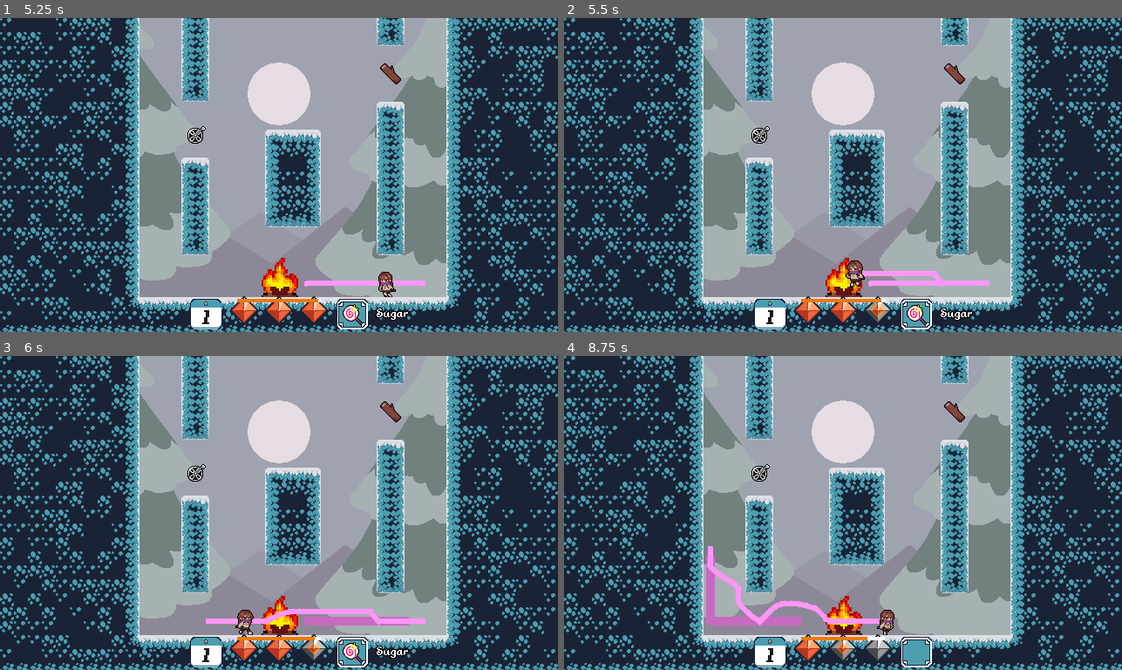
Above: before the commit, frames 1-4 (two rows, left to right).
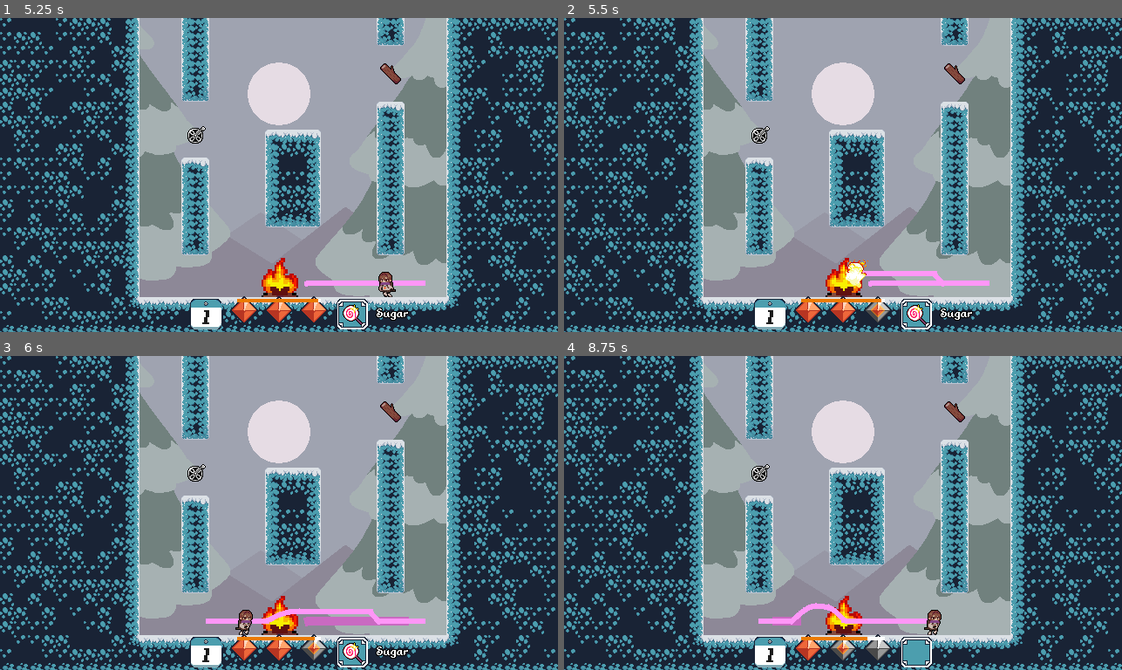
Above: after the commit, the same moments.

Repository: TheRealRaichu/speed-platformer-snake
Game: Godot game, scene res://scenes/scene_root.tscn
The game is run twice, just before and just after one commit, with the same random seed, the same clock (stepped at 60 frames per second) and the same inputs.
Inputs (mouse positions are in pixels of both pictures, inside the frame that each line leads up to):
- Up to frame 1 (5.25 s): tap Enter at 0.5 s; hold Right (move_right) 0.53-1.25 s; hold X (ability) 0.53-1.25 s; tap C (jump) at 0.77, 2.27, 3.77, 4.52 s; click (50, 291) at 1.25 s; hold Right (move_right) 2.03-2.78 s; tap X (ability) at 2.1, 3.8 s; hold Left (move_left) 2.78-3.53 s; hold X (ability) 2.78-3.53 s; tap 7 (add_blink) at 2.85 s; tap Space at 3.5 s; hold Right (move_right) 3.53-5.03 s; tap 6 (add_portfuel) at 3.6 s; hold X (ability) 4.28-5.03 s; tap 9 (add_reel) at 4.35 s; hold Left (move_left) from 5.03 s (still down); tap 8 (add_sugar) at 5.1 s
- Up to frame 2 (5.5 s): keep holding Left (move_left); tap C (jump) at 5.27 s; tap X (ability) at 5.3 s
- Up to frame 3 (6 s): release Left (move_left) at 5.78 s; hold Right (move_right) from 5.78 s (still down); hold - (decrease_volume) from 5.78 s (still down)
- Up to frame 4 (8.75 s): tap X (ability) at 6.05, 6.8, 8.1 s; release Right (move_right) at 6.53 s; release - (decrease_volume) at 6.53 s; hold Left (move_left) 6.53-8.03 s; tap = (increase_volume) at 6.6 s; tap C (jump) at 6.77, 7.52, 8.27 s; hold X (ability) 7.28-8.03 s; tap Z (use_item) at 7.35 s; hold Right (move_right) from 8.03 s (still down)

Frame 1 is identical in both runs. In frame 2, 0.2% of the frame differs, in the area x 50-55%, y 76-86%; in frame 3, less than 0.1%; in frame 4, 1.7%, in the area x 25-68%, y 60-89%.

Commit message:
channeling bug fixed
still need revised assets for scarfed channel
some export settings too

Diff:
--- a/speed-platformer-snake/scenes/player.tscn
+++ b/speed-platformer-snake/scenes/player.tscn
@@ -368,6 +368,38 @@
 atlas = ExtResource("4_dqkch")
 region = Rect2(288, 48, 32, 32)
 
+[sub_resource type="AtlasTexture" id="AtlasTexture_2a33p"]
+atlas = ExtResource("4_qlg0r")
+region = Rect2(256, 168, 32, 32)
+
+[sub_resource type="AtlasTexture" id="AtlasTexture_reqs7"]
+atlas = ExtResource("4_qlg0r")
+region = Rect2(288, 168, 32, 32)
+
+[sub_resource type="AtlasTexture" id="AtlasTexture_2yjfb"]
+atlas = ExtResource("4_qlg0r")
+region = Rect2(320, 168, 32, 32)
+
+[sub_resource type="AtlasTexture" id="AtlasTexture_dnnjp"]
+atlas = ExtResource("4_qlg0r")
+region = Rect2(352, 168, 32, 32)
+
+[sub_resource type="AtlasTexture" id="AtlasTexture_wqna8"]
+atlas = ExtResource("4_dqkch")
+region = Rect2(256, 168, 32, 32)
+
+[sub_resource type="AtlasTexture" id="AtlasTexture_l7gmo"]
+atlas = ExtResource("4_dqkch")
+region = Rect2(288, 168, 32, 32)
+
+[sub_resource type="AtlasTexture" id="AtlasTexture_kft7l"]
+atlas = ExtResource("4_dqkch")
+region = Rect2(320, 168, 32, 32)
+
+[sub_resource type="AtlasTexture" id="AtlasTexture_2s4os"]
+atlas = ExtResource("4_dqkch")
+region = Rect2(352, 168, 32, 32)
+
 [sub_resource type="AtlasTexture" id="AtlasTexture_lw0jh"]
 atlas = ExtResource("4_qlg0r")
 region = Rect2(0, 168, 32, 32)
@@ -766,6 +798,40 @@
 }, {
 "frames": [{
 "duration": 1.0,
+"texture": SubResource("AtlasTexture_2a33p")
+}, {
+"duration": 1.0,
+"texture": SubResource("AtlasTexture_reqs7")
+}, {
+"duration": 1.0,
+"texture": SubResource("AtlasTexture_2yjfb")
+}, {
+"duration": 1.0,
+"texture": SubResource("AtlasTexture_dnnjp")
+}],
+"loop": true,
+"name": &"scarfed_channeling_has_fuel",
+"speed": 8.0
+}, {
+"frames": [{
+"duration": 1.0,
+"texture": SubResource("AtlasTexture_wqna8")
+}, {
+"duration": 1.0,
+"texture": SubResource("AtlasTexture_l7gmo")
+}, {
+"duration": 1.0,
+"texture": SubResource("AtlasTexture_kft7l")
+}, {
+"duration": 1.0,
+"texture": SubResource("AtlasTexture_2s4os")
+}],
+"loop": true,
+"name": &"scarfed_channeling_no_fuel",
+"speed": 8.0
+}, {
+"frames": [{
+"duration": 1.0,
 "texture": SubResource("AtlasTexture_lw0jh")
 }, {
 "duration": 1.0,
@@ -803,7 +869,7 @@
 "speed": 1.0
 }]
 
-[node name="player" type="CharacterBody2D" unique_id=1759500252 node_paths=PackedStringArray("scarf", "scarf_box", "anim_sprite", "blink_refresh_timer", "channeling_timer", "left_wall_detector", "right_wall_detector") groups=["player"]]
+[node name="player" type="CharacterBody2D" unique_id=1759500252 node_paths=PackedStringArray("scarf", "scarf_box", "anim_sprite", "blink_refresh_timer", "channeling_timer", "left_wall_detector", "right_wall_detector", "epic_debug") groups=["player"]]
 safe_margin = 0.1
 script = ExtResource("1_3vyb7")
 scarf = NodePath("Scarf")
@@ -813,13 +879,14 @@
 channeling_timer = NodePath("channeling timer")
 left_wall_detector = NodePath("left wall jump detector")
 right_wall_detector = NodePath("right wall jump detector")
+epic_debug = NodePath("epic debug")
 
 [node name="collision box" type="CollisionShape2D" parent="." unique_id=854408467]
 position = Vector2(0, -15)
 shape = SubResource("CapsuleShape2D_u8vuu")
 
 [node name="blink refresh timer" type="Timer" parent="." unique_id=803798667]
-wait_time = 5.0
+wait_time = 100000.0
 one_shot = true
 
 [node name="channeling timer" type="Timer" parent="." unique_id=1614370263]
@@ -853,5 +920,15 @@
 target_position = Vector2(16, 0)
 collision_mask = 2
 
+[node name="epic debug" type="Label" parent="." unique_id=1255108789]
+visible = false
+offset_left = -48.0
+offset_top = -80.0
+offset_right = 48.0
+offset_bottom = -48.0
+theme_override_font_sizes/font_size = 16
+text = "chng:
+f_ch: "
+
 [connection signal="timeout" from="blink refresh timer" to="." method="_on_blink_refresh_timer_timeout"]
 [connection signal="timeout" from="channeling timer" to="." method="_on_channeling_timer_timeout"]
--- /dev/null
+++ b/speed-platformer-snake/scenes/settings.tscn
@@ -0,0 +1,242 @@
+[gd_scene format=3 uid="uid://ces4an3t3wdcw"]
+
+[ext_resource type="Script" path="res://scripts/settings.gd" id="1_gis3k"]
+[ext_resource type="Texture2D" uid="uid://c738wov4jpaii" path="res://assets/UI/Title_Screen/Title_ScreenV2.png" id="2_gis3k"]
+[ext_resource type="Theme" uid="uid://c7qmg3irhyxb7" path="res://assets/font/quicktheme.tres" id="3_gjs24"]
+[ext_resource type="Texture2D" uid="uid://cowwmvythqm41" path="res://assets/UI/Buttons/back.png" id="4_am25x"]
+[ext_resource type="Script" uid="uid://b8ubdyemrg6uu" path="res://scripts/ui_text.gd" id="5_4ppmf"]
+[ext_resource type="PackedScene" uid="uid://c2fqqr5mv6gl3" path="res://scenes/cursor.tscn" id="6_uhhto"]
+
+[node name="Settings" type="Control" unique_id=571302623]
+layout_mode = 3
+anchors_preset = 0
+script = ExtResource("1_gis3k")
+
+[node name="Background" type="TextureRect" parent="." unique_id=1931838095]
+self_modulate = Color(1, 1, 1, 0.22352941)
+layout_mode = 0
+offset_right = 640.0
+offset_bottom = 360.0
+texture = ExtResource("2_gis3k")
+
+[node name="PanelContainer" type="PanelContainer" parent="." unique_id=1615563103]
+z_index = -1
+layout_mode = 0
+offset_left = 170.0
+offset_top = 38.0
+offset_right = 550.0
+offset_bottom = 468.0
+scale = Vector2(0.6424461, 0.64485806)
+
+[node name="Settings" type="Node2D" parent="." unique_id=654297561]
+position = Vector2(414, 221)
+scale = Vector2(0.8, 0.8)
+
+[node name="Audio" type="Node2D" parent="Settings" unique_id=1369971074]
+position = Vector2(-2.4999993, -23.749992)
+
+[node name="AudioControl" type="Control" parent="Settings/Audio" unique_id=1738837241]
+layout_mode = 3
+anchors_preset = 0
+offset_left = -291.25
+offset_top = -179.24998
+offset_right = 169.24997
+offset_bottom = -147.50002
+
+[node name="PLACEHOLDER1" type="Label" parent="Settings/Audio/AudioControl" unique_id=750476579]
+layout_mode = 0
+offset_left = 27.500004
+offset_top = 4.249992
+offset_right = 78.5
+offset_bottom = 27.249992
+scale = Vector2(1.2945772, 1.3100395)
+theme = ExtResource("3_gjs24")
+text = "MUSIC"
+
+[node name="PLACEHOLDER2" type="Label" parent="Settings/Audio/AudioControl" unique_id=1436313463]
+layout_mode = 0
+offset_left = 191.24998
+offset_top = 4.2499924
+offset_right = 242.24998
+offset_bottom = 27.249992
+scale = Vector2(1.2945772, 1.3100395)
+theme = ExtResource("3_gjs24")
+text = "100%"
+
+[node name="AudioText" type="TextureRect" parent="Settings/Audio/AudioControl" unique_id=992090410]
+layout_mode = 0
+offset_left = -26.25
+offset_top = -0.75000787
+offset_right = 153.75
+offset_bottom = 27.249992
+theme = ExtResource("3_gjs24")
+stretch_mode = 3
+script = ExtResource("5_4ppmf")
+metadata/_custom_type_script = "uid://b8ubdyemrg6uu"
+
+[node name="VolumeDown" type="Button" parent="Settings/Audio/AudioControl" unique_id=492121624]
+layout_mode = 0
+offset_left = 160.0
+offset_top = -4.5000095
+offset_right = 200.0
+offset_bottom = 31.49999
+theme = ExtResource("3_gjs24")
+theme_override_font_sizes/font_size = 20
+text = "(-)"
+flat = true
+
+[node name="VolumeValue" type="TextureRect" parent="Settings/Audio/AudioControl" unique_id=612962441]
+layout_mode = 0
+offset_left = 181.25
+offset_top = 1.25
+offset_right = 253.25
+offset_bottom = 29.25
+scale = Vector2(0.7803771, 0.8053697)
+theme = ExtResource("3_gjs24")
+stretch_mode = 3
+script = ExtResource("5_4ppmf")
+metadata/_custom_type_script = "uid://b8ubdyemrg6uu"
+
+[node name="VolumeUp" type="Button" parent="Settings/Audio/AudioControl" unique_id=1389097461]
+layout_mode = 0
+offset_left = 222.50002
+offset_top = -4.5000095
+offset_right = 262.5
+offset_bottom = 31.49999
+theme = ExtResource("3_gjs24")
+theme_override_font_sizes/font_size = 20
+text = "(+)"
+flat = true
+
+[node name="AudioCursor" parent="Settings/Audio/AudioControl" unique_id=1099957821 instance=ExtResource("6_uhhto")]
+layout_mode = 1
+anchors_preset = -1
+anchor_left = 0.0678611
+anchor_top = 2.047247
+anchor_right = 0.0678611
+anchor_bottom = 2.047247
+offset_left = -11.2500305
+offset_top = -52.50003
+offset_right = -11.2500305
+offset_bottom = -52.50003
+size_flags_horizontal = 1
+size_flags_vertical = 1
+script = null
+metadata/_edit_use_anchors_ = true
+
+[node name="Fullscreen" type="Node2D" parent="Settings" unique_id=219011360]
+position = Vector2(-136.24998, 23.750008)
+
+[node name="PLACEHOLDER" type="Label" parent="Settings/Fullscreen" unique_id=1651112486]
+offset_left = -131.25
+offset_top = -128.74998
+offset_right = -50.25
+offset_bottom = -105.749985
+scale = Vector2(1.2945772, 1.3100395)
+theme = ExtResource("3_gjs24")
+text = "FULLSCREEN"
+
+[node name="FullScreenCursor" parent="Settings/Fullscreen" unique_id=1519157391 instance=ExtResource("6_uhhto")]
+anchors_preset = -1
+anchor_top = 2.7127657
+anchor_bottom = 2.7127657
+offset_left = -138.49998
+offset_top = -120.499985
+offset_right = -138.49998
+offset_bottom = -120.499985
+size_flags_horizontal = 1
+size_flags_vertical = 1
+script = null
+metadata/_edit_use_anchors_ = true
+
+[node name="FullScreenCheckText" type="TextureRect" parent="Settings/Fullscreen" unique_id=1374920442]
+offset_left = -258.5
+offset_top = -143.0
+offset_right = 70.5
+offset_bottom = -107.0
+theme = ExtResource("3_gjs24")
+stretch_mode = 3
+script = ExtResource("5_4ppmf")
+metadata/_custom_type_script = "uid://b8ubdyemrg6uu"
+
+[node name="FullScreenCheck" type="CheckBox" parent="Settings/Fullscreen" unique_id=1140342602]
+modulate = Color(4.0059752, 4.0059752, 4.0059752, 1)
+offset_left = 32.750004
+offset_top = -132.99998
+offset_right = 56.750004
+offset_bottom = -108.999985
+
+[node name="Keybinds" type="Node2D" parent="Settings" unique_id=219498320]
+position = Vector2(-152.5, 73.75001)
+
+[node name="PLACEHOLDER" type="Label" parent="Settings/Keybinds" unique_id=418216898]
+offset_left = -114.999985
+offset_top = -93.749985
+offset_right = -33.999985
+offset_bottom = -70.749985
+scale = Vector2(1.2945772, 1.3100395)
+theme = ExtResource("3_gjs24")
+text = "KEYBIND"
+
+[node name="KeybindCursor" parent="Settings/Keybinds" unique_id=457123321 instance=ExtResource("6_uhhto")]
+anchors_preset = -1
+anchor_top = 2.7127657
+anchor_bottom = 2.7127657
+offset_left = -122.5
+offset_top = -84.249985
+offset_right = -122.5
+offset_bottom = -84.249985
+size_flags_horizontal = 1
+size_flags_vertical = 1
+script = null
+metadata/_edit_use_anchors_ = true
+
+[node name="keybind" type="Button" parent="Settings/Keybinds" unique_id=1897395899]
+offset_left = -30.0
+offset_top = -105.00001
+offset_right = 150.0
+offset_bottom = -69.00001
+theme = ExtResource("3_gjs24")
+theme_override_font_sizes/font_size = 20
+text = "[ Edit Keybinds ]"
+flat = true
+
+[node name="KeybindText" type="TextureRect" parent="Settings/Keybinds" unique_id=1991344406]
+offset_left = -242.5
+offset_top = -107.49999
+offset_right = 86.5
+offset_bottom = -71.49999
+theme = ExtResource("3_gjs24")
+stretch_mode = 3
+script = ExtResource("5_4ppmf")
+metadata/_custom_type_script = "uid://b8ubdyemrg6uu"
+
+[node name="BackNode" type="Node2D" parent="Settings" unique_id=1830777462]
+position = Vector2(-310, 86.250015)
+
+[node name="back" type="Button" parent="Settings/BackNode" unique_id=353011164]
+offset_right = 86.0
+offset_bottom = 28.0
+theme = ExtResource("3_gjs24")
+theme_override_font_sizes/font_size = 20
+flat = true
+
+[node name="BackText" type="TextureRect" parent="Settings/BackNode" unique_id=1981363852]
+offset_left = 13.75
+offset_top = 3.7500381
+offset_right = 77.750015
+offset_bottom = 27.750038
+scale = Vector2(0.8, 0.8)
+theme = ExtResource("3_gjs24")
+texture = ExtResource("4_am25x")
+
+[node name="BackCursor" parent="Settings/BackNode" unique_id=1401168651 instance=ExtResource("6_uhhto")]
+offset_left = 75.000015
+offset_top = 14.499954
+offset_right = 75.000015
+offset_bottom = 14.499954
+scale = Vector2(-1.37, -1)
+size_flags_horizontal = 1
+size_flags_vertical = 1
+script = null
+metadata/_edit_use_anchors_ = true
--- a/speed-platformer-snake/scripts/player.gd
+++ b/speed-platformer-snake/scripts/player.gd
@@ -11,6 +11,8 @@
 @export var left_wall_detector : RayCast2D
 @export var right_wall_detector : RayCast2D
 
+@export var epic_debug : Label
+
 # ready
 func _ready() -> void:
 	blink_refresh_timer.wait_time = BLINK_REFRESH_DURATION # set blink timer duration
@@ -102,7 +104,7 @@
 func scarf_invincible_timer():
 	get_tree().create_timer(BLINK_SCARF_I_DURATION).timeout.connect(func(): scarf_invincible = false) # start timer to end cooldown
 
-# CHANNELING currently buggy asl
+# CHANNELING
 
 const CHANNELING_BLINKS := 1 # how many blinks gained after channeling
 const CHANNELING_DURATION := 1.0 # how long it takes to channel
@@ -474,11 +476,14 @@
 	if failed_channel and (current_blink_count > 0 or is_on_floor()): # if have blinks, and channel is failed
 		failed_channel = false # reset fail flag
 
-	if is_channeling and Input.is_action_pressed("ability"): # if still channeling
+	if not is_channeling: # if not channeling just return
+		return
+
+	if Input.is_action_pressed("ability"): # if still channeling
 		if velocity.length() > CHANNELING_VELOCITY if is_in_scarf else CHANNELING_VELOCITY_SCARF:
 			velocity = velocity.normalized()*CHANNELING_VELOCITY
 		# play channeling animation
-		play_anim("channeling" if not is_in_scarf else "channeling_scarf")
+		play_anim("channeling" if not is_in_scarf else "scarfed_channeling")
 	else:
 		# fail the channel
 		failed_channel = true
@@ -610,3 +615,6 @@
 		attempt_recieve_pickup(Pickup.PICKUP_TYPES.BLINK_RESTORE)
 	if Input.is_action_just_pressed("add_portfuel"):
 		attempt_recieve_pickup(Pickup.PICKUP_TYPES.PACKAGED_FUEL)
+
+	# variable display
+	#epic_debug.text = "f_ch: " + str(failed_channel) + "\nisch: " + str(is_channeling)
Binary file changed: speed-platformer-snake/assets/player/player_has_fuel.png
Binary file changed: speed-platformer-snake/assets/player/player_no_fuel.png
Not shown, added: speed-platformer-snake/export_presets.cfg
